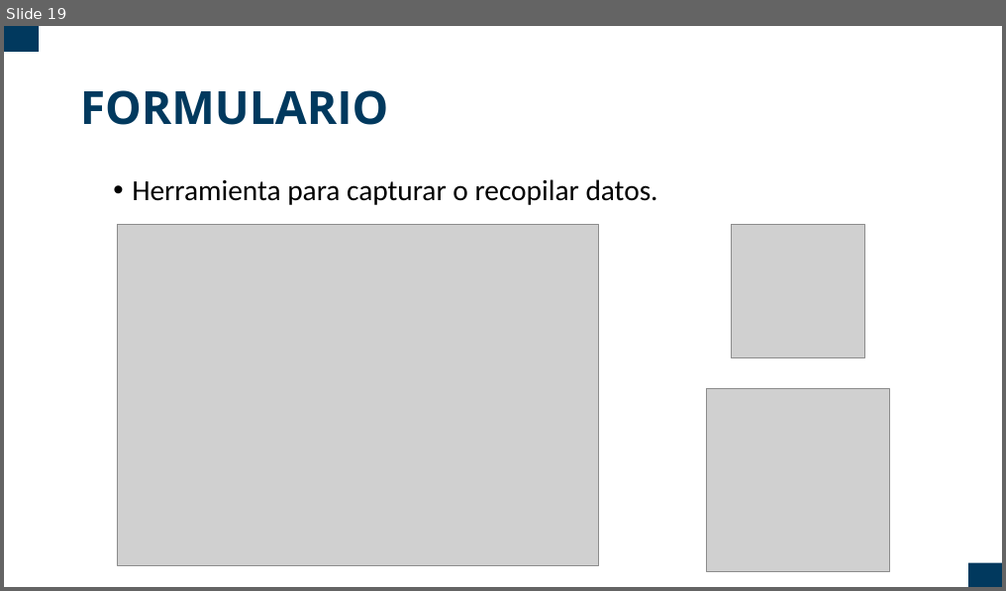
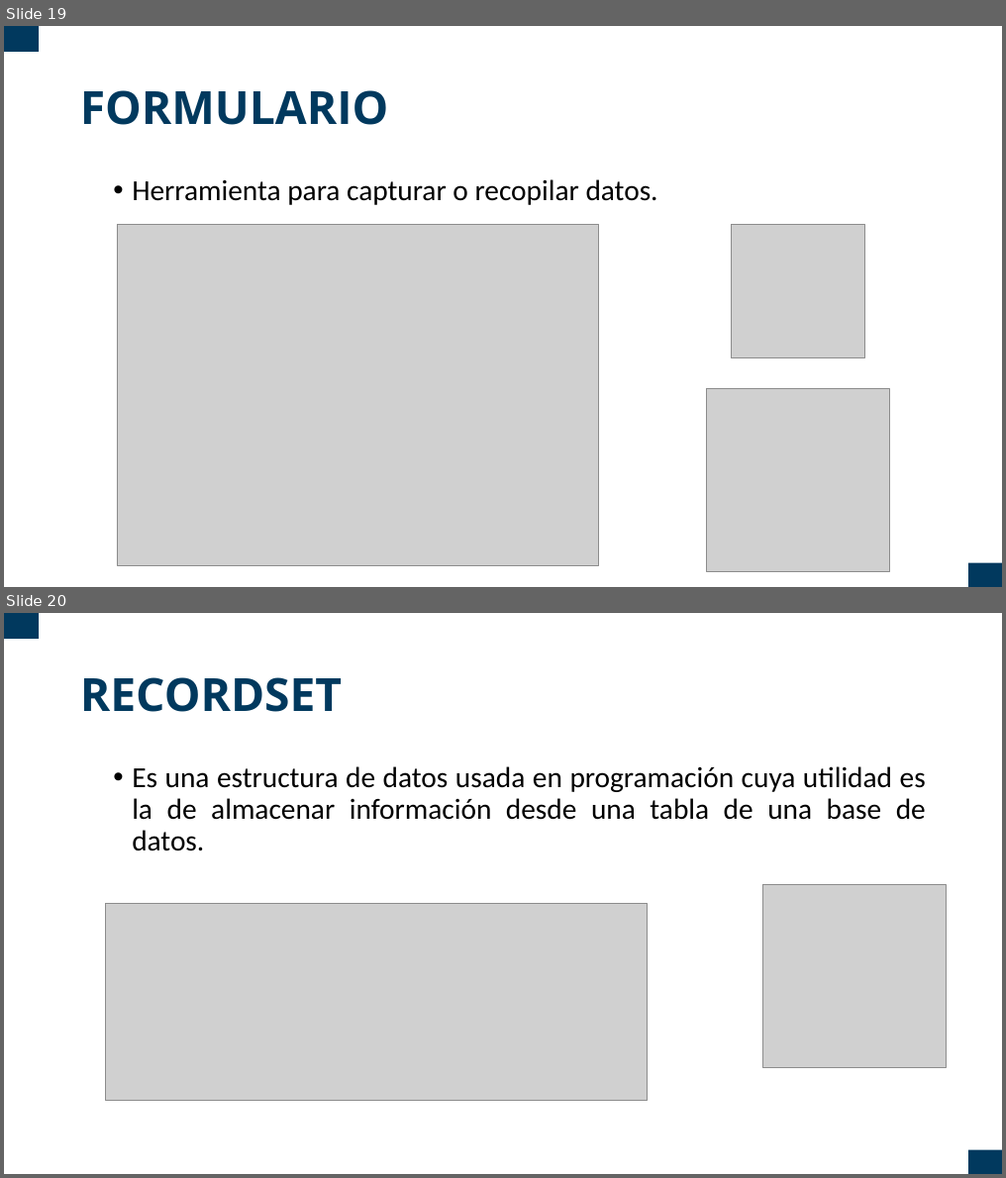
Before and after one commit to Logicainformatica18/crud_vba, a slide deck: CRUD VBA.pptx. Shown one above the other, each under a label of ours: slide 19 before the commit, slides 19 and 20 after it. The pictures are 1006x591 and 1006x1178 pixels, drawn with LibreOffice and Linux fonts; fonts in the diff are those of the drawing; grey boxes stand for pictures; background and template pictures are left out. Boxes give left, top, right and bottom in pixels: in the first picture for what was removed or moved away, otherwise in the second. Text is boxed around its words. In the diff, an @@ line names an element or a change of style, - is before the commit and + after.

```diff
--- a/CRUD VBA.pptx
+++ b/CRUD VBA.pptx
@@ slide 20 added at box(4, 613, 1002, 1174), background #FFFFFF; not listed: 2 template elements that a slide beside it also shows @@
@@ title added at box(80, 677, 342, 712), 44 pt, text #01395E, bold @@
+RECORDSET
@@ text added at box(132, 766, 926, 852), 28 pt, text #000000 @@
+• Es una estructura de datos usada en programación cuya utilidad es la de almacenar información desde una tabla de una base de datos.
@@ picture added at box(106, 903, 648, 1101) @@
@@ picture added at box(763, 885, 945, 1068) @@
```
Also in this commit, not shown: 8 other files.
